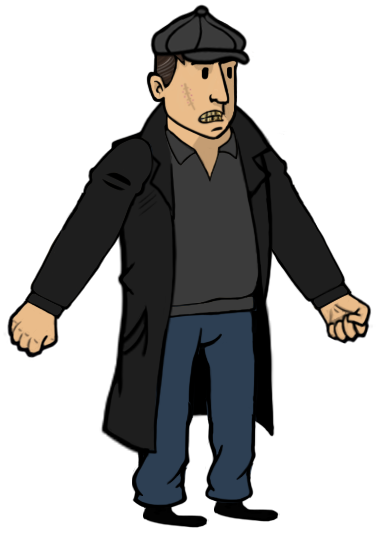
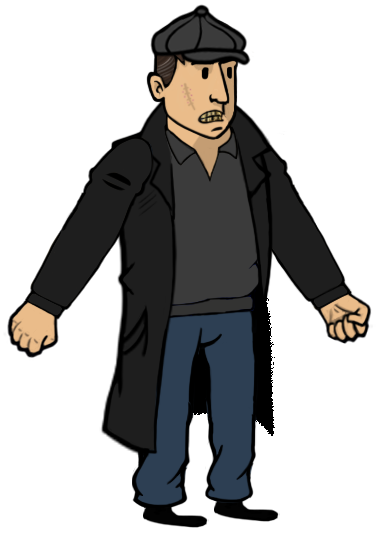
Comparing the layer stacks of the two (380, 536) images. Changes:
painted on "Слой 29" over [170, 258, 259, 319]
added group "Torso" (1st of 5, in "Skin_EnemyBoss" › "Enemy") with 1 layers in group "Enemy" over [170, 258, 271, 322]
added layer "Слой 60" in group "Torso" over [170, 258, 271, 322]
"Слой 44": blend normal → dissolve, painted on it over [170, 268, 275, 437]
